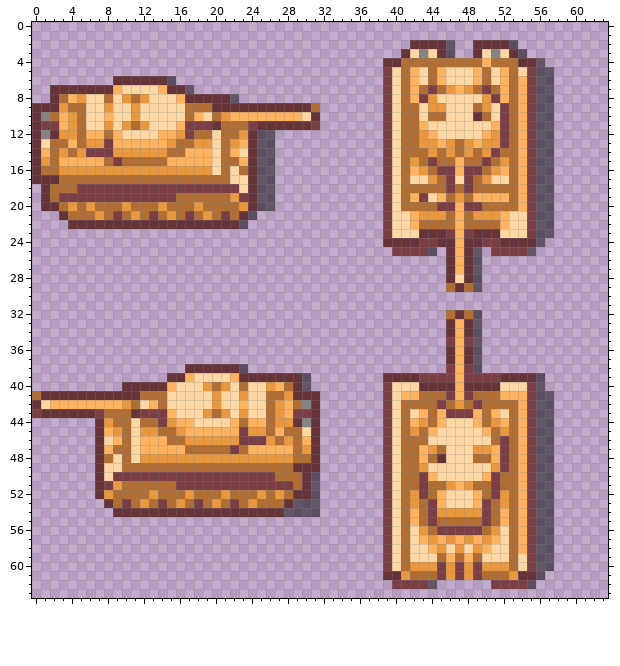
A pixel-art sprite gets an edit: source/sprites/tank.png. The first picture shows the starting point.
The file is 64x64 pixels.
The same view after the edit:
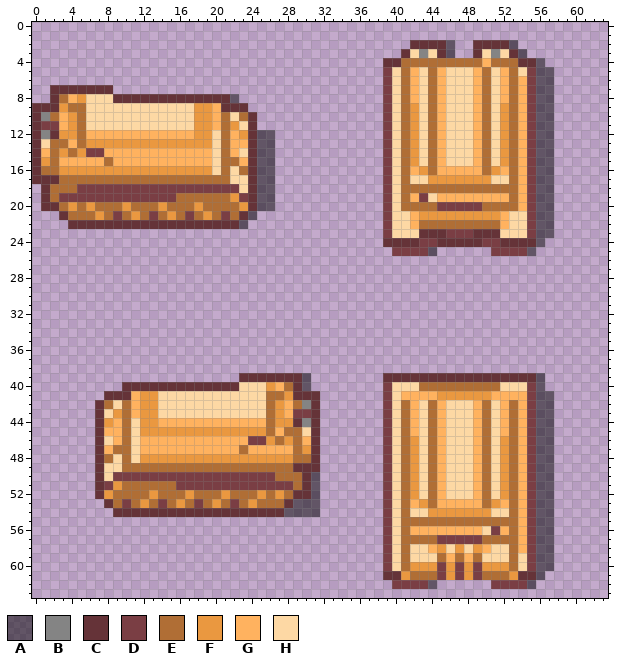
Palette (. is transparent): A #00000080  B #848484  C #653338  D #7a3e44  E #b06e35  F #ea9840  G #ffb25f  H #fdd8a4
The exact change:
Changed rows in their new state; - is an unchanged pixel.
first column x 0:
 6 ---------.......-------------------------------------
 7 ---------.........-------------------------HEGHHHGEH-
 8 --------HCCCCCCCC--------------------------HEG---GEH-
 9 --------H--H-----HFFG---........----------F-EG---GE-F
10 --------H--H-----HFFGEHEC.......----------F--G---G--F
11 --------H-HHH---HHFFG-FHC.......----------FHEG---GEHF
12 --------G-GGGG--GGFF--G-------------------FHEG---GEHF
13 --------FFFFFFF-FF----G-------------------FHE-HHH-EHF
14 --------GGGGGGGGG-------------------------FHEGHHHGEHF
15 ---------GGGGGG----------------------------HEGHHHGEH-
16 ---------------------------------------------GG-GG---
17 ---------------------------------------------FFFFF---
18 ----------------------------------------------E-E----
19 ----------------------------------------------GGG----
20 -----------------------------------------------D-----
21 ----------------------------------------------FFF----
22 -----------------------------------------------E-----
23 -----------------------------------------------D-----
24 -----------------------------------------------C-----
25 ----------------------------------------------....---
26 ----------------------------------------------....---
27 ----------------------------------------------....---
28 ----------------------------------------------....---
29 ----------------------------------------------....---
32 ----------------------------------------------....---
33 ----------------------------------------------....---
34 ----------------------------------------------....---
35 ----------------------------------------------....---
36 ----------------------------------------------....---
37 ----------------------------------------------....---
38 -----------------.......----------------------....---
39 ---------------........--------------------CCCCCCCCC-
40 ---------------CCCCCCCCH-------------------EEEEEEEEE-
41 ........---GFFH-----H--H-------------------GGFFFFFFG-
42 .......CEHEGFFH-----H--H------------------GH-GHHHG-HG
43 .......CHF-GFFHH---HHH-H------------------GH--HHH--HG
44 ---------G--FFGG--GGGG-G-------------------H-------H-
45 ---------G----FF-FFFFFFF------------------GHEG---GEHG
46 ---------------GGGGGGGGG------------------FHEG---GEHF
47 -----------------GGGGGG-------------------FHEG---GEHF
48 ------------------------------------------FH-G---G-HF
49 ------------------------------------------FHEG---GEHF
50 ------------------------------------------FHEG---GEHF
51 ------------------------------------------FH-GHHHG-HF
52 -------------------------------------------H-------H-
53 ------------------------------------------GFE-GGG-EFG
54 ------------------------------------------HHF-----FHH
55 ------------------------------------------E-E-----E-E
56 ------------------------------------------GGGGGGGGHDG
57 ------------------------------------------EEEDDDDDEEE
